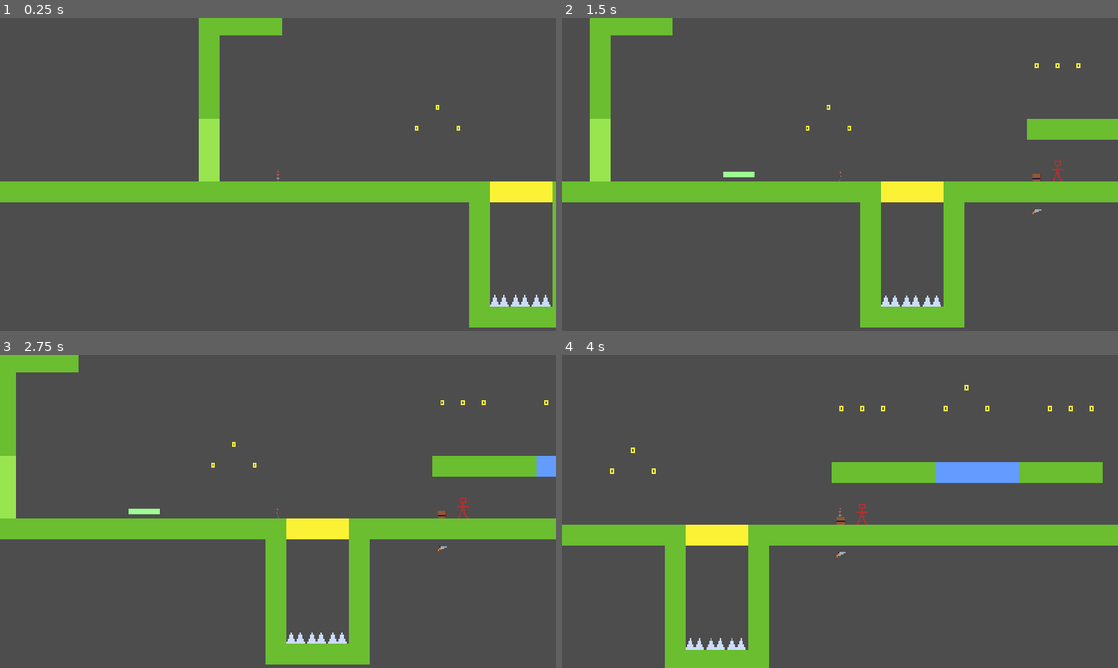
Above: before the commit, frames 1-4 (two rows, left to right).
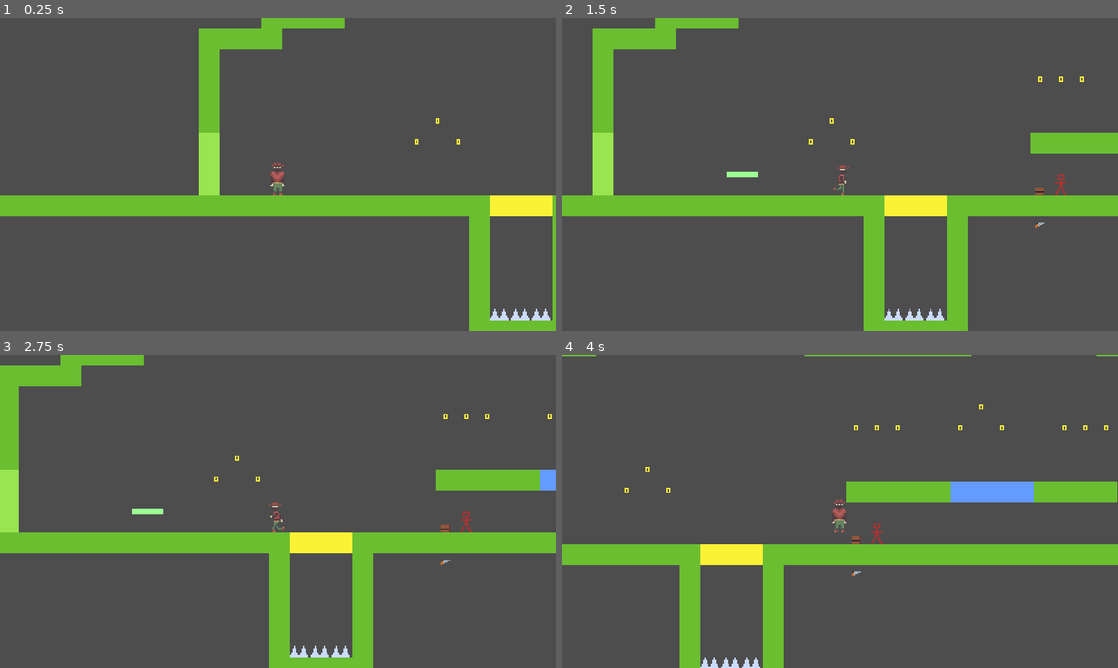
Above: after the commit, the same moments.

Repository: amusci/marioClone
Game: Godot game, scene res://Scenes/Lukas 1-1 (Unfinished).tscn
The game is run twice, just before and just after one commit, with the same random seed, the same clock (stepped at 60 frames per second) and the same inputs. This scene is started directly instead of the project's main scene.
Inputs:
- Up to frame 1 (0.25 s): no input
- Up to frame 2 (1.5 s): hold D (move_right) from 0.53 s (still down); tap B (throw_hat) at 0.6, 1.35 s; tap Space (jump) at 0.77 s
- Up to frame 3 (2.75 s): tap Space (jump) at 1.52 s; release D (move_right) at 2.03 s; hold A (move_left) from 2.03 s (still down); tap B (throw_hat) at 2.1 s
- Up to frame 4 (4 s): release A (move_left) at 2.78 s; hold D (move_right) from 2.78 s (still down); tap B (throw_hat) at 2.85, 3.6 s; tap Space (jump) at 3.02, 3.77 s

The runs differ from the first frame. In frame 1, 11% of the frame differs, in the area x 0-100%, y 0-100%; in frame 2, 14%; in frame 3, 14%; in frame 4, 23%.

Commit message:
change player scale

Diff:
--- a/GoDot Mario Project/Scenes/Lukas 1-1 (Unfinished).tscn
+++ b/GoDot Mario Project/Scenes/Lukas 1-1 (Unfinished).tscn
@@ -95,8 +95,7 @@
 position = Vector2(-1, -7)
 
 [node name="Player" parent="." instance=ExtResource("5_0cljy")]
-position = Vector2(13, -14)
-scale = Vector2(0.177859, 0.344956)
+position = Vector2(13, -17)
 speed = 150.0
 jump_force = -190.0
 wall_jump_pushoff = 250.0
